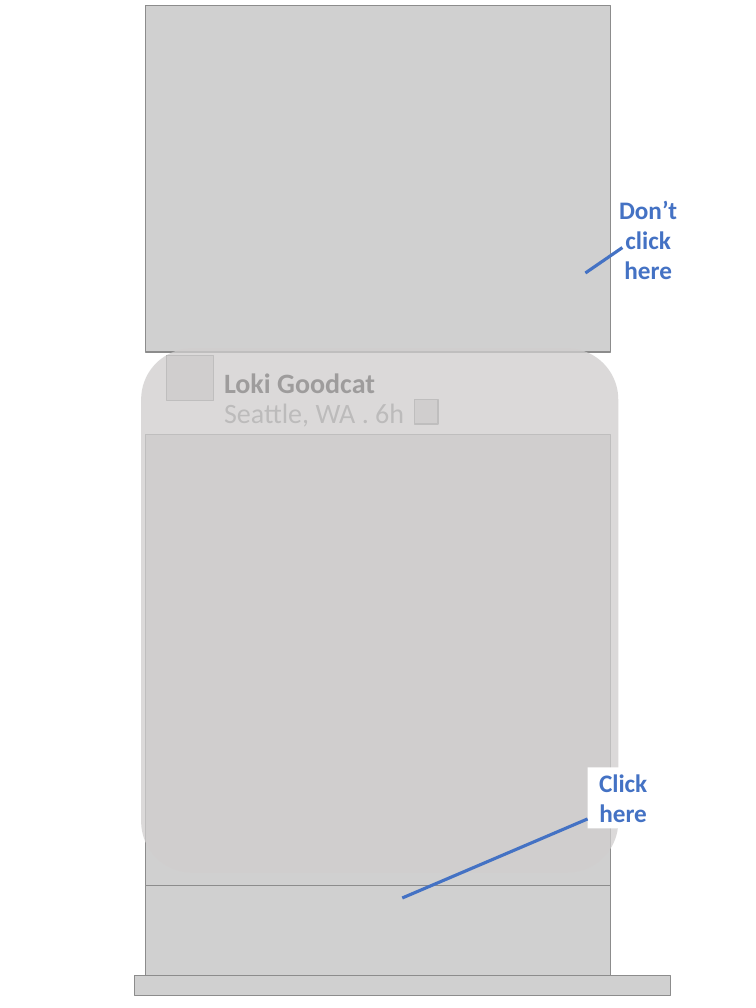
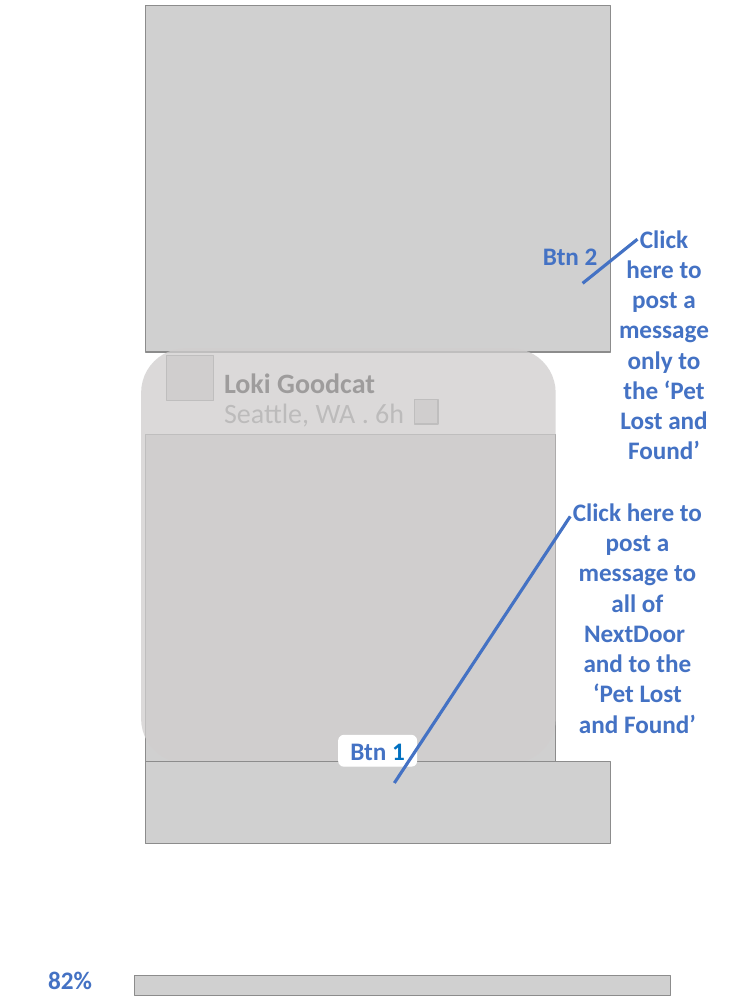
Before and after one commit to nbk5876/nbk5876.github.io, a slide deck: slide 2 of image/howToPost.pptx. Drawn at 756x1008 pixels with LibreOffice and Linux fonts; fonts in the diff are those of the drawing; grey boxes stand for pictures. Boxes give left, top, right and bottom in pixels: in the first picture for what was removed or moved away, otherwise in the second. Text is boxed around its words. In the diff, an @@ line names an element or a change of style, - is before the commit and + after.

Commit message:
Changes to the 'How to Post' page

```diff
--- a/image/howToPost.pptx
+++ b/image/howToPost.pptx
@@ line moved from (622, 248) - (586, 273) to (637, 239) - (583, 283) @@
@@ text at [619,230,709,459]: text changed @@
-Don’t click here
+Click here to post a message only to the ‘Pet Lost and Found’
@@ text added at [543,248,598,272], 18 pt, text #4472C4, bold @@
+Btn 2
@@ rounded rectangle: place and size @@
-rounded rectangle at [141,349,618,873]
+rounded rectangle at [141,349,555,763]
@@ picture: place and size @@
-picture at [145,434,611,885]
+picture at [145,434,555,833]
@@ text added at [573,503,702,733], 18 pt, text #4472C4, bold @@
+Click here to post a message to all of NextDoor and to the ‘Pet Lost and Found’
@@ line moved from (588, 818) - (402, 898) to (571, 516) - (394, 783) @@
@@ rounded rectangle added at [339,736,416,766], fill #FFFFFF, outline #FFFFFF 1 pt, 18 pt, text #4472C4, bold @@
+Btn 1
@@ picture added at [145,762,611,844] @@
@@ rectangle removed at [588,767,659,829] @@
-Click here
@@ picture removed at [145,843,611,995] @@
@@ text added at [48,971,92,989], 18 pt, text #4472C4, bold @@
+82%
```
Also in this commit, not shown: 1 other slide changed, 3 other files.
